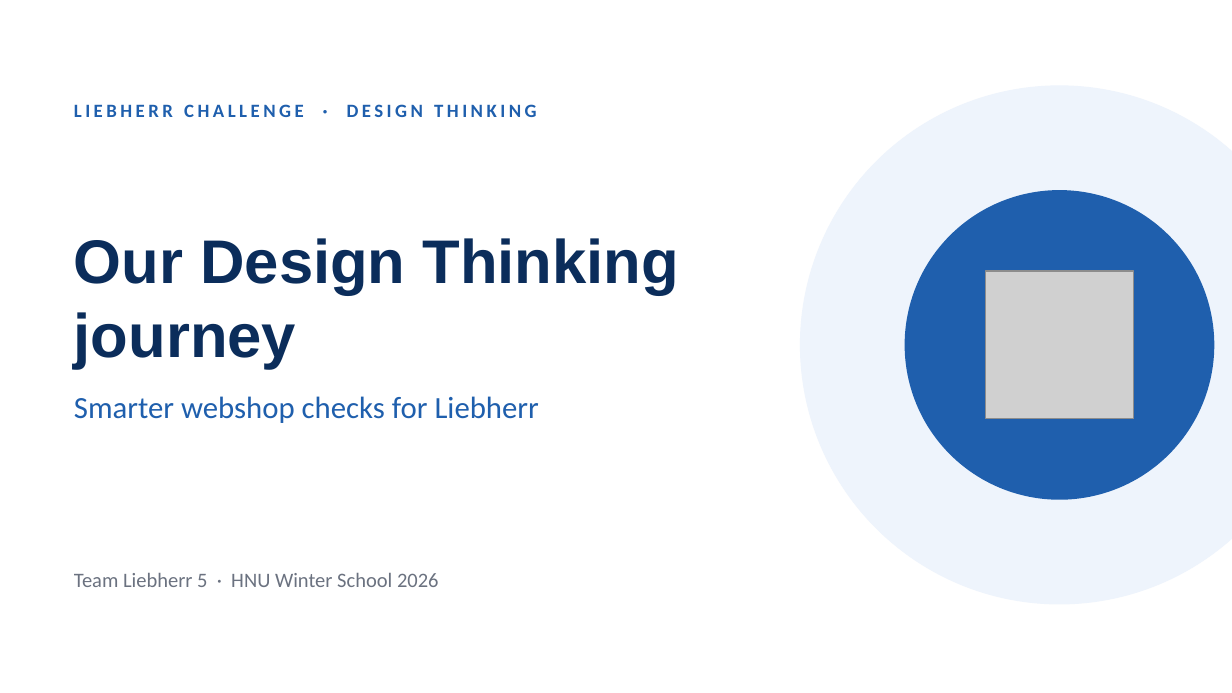
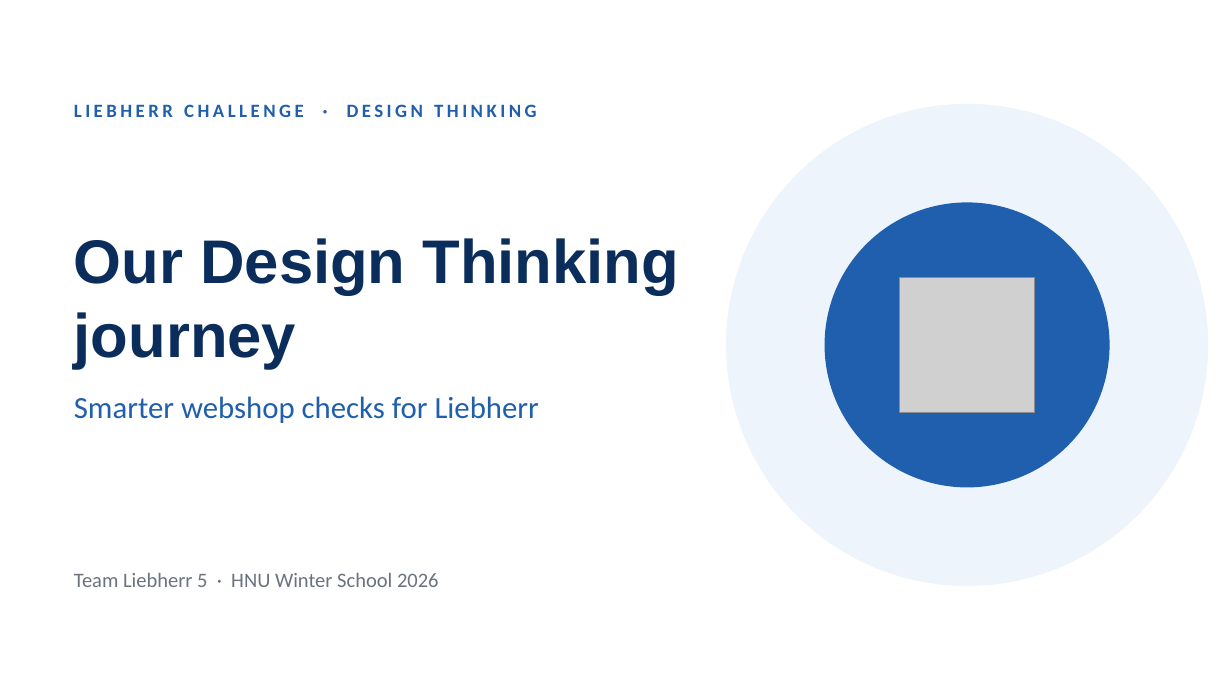
Before and after one commit to niv1999/liebherr-hackathon-2026, a slide deck: slide 1 of Liebherr5_DesignThinking_Journey.pptx. Drawn at 1232x693 pixels with LibreOffice and Linux fonts; fonts in the diff are those of the drawing; grey boxes stand for pictures. Boxes give left, top, right and bottom in pixels: in the first picture for what was removed or moved away, otherwise in the second. Text is boxed around its words. In the diff, an @@ line names an element or a change of style, - is before the commit and + after.

```diff
--- a/Liebherr5_DesignThinking_Journey.pptx
+++ b/Liebherr5_DesignThinking_Journey.pptx
@@ ellipse: place and size @@
-ellipse at <box>801,86,1232,604</box>
+ellipse at <box>727,105,1207,585</box>
@@ ellipse: place and size @@
-ellipse at <box>906,191,1214,499</box>
+ellipse at <box>825,203,1109,487</box>
@@ picture: place and size @@
-picture at <box>986,271,1133,419</box>
+picture at <box>899,277,1035,413</box>
@@ text "Smarter webshop checks for Liebherr" at <box>74,396,539,423</box>: less space between paragraphs @@
```
Also in this commit, not shown: 1 other slide changed, 1 other file.
